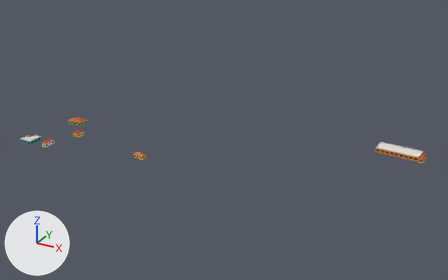
An edit to the glTF model game/models/hero/msb_noord_m13_m12.glb, drawn before and after from the same camera.
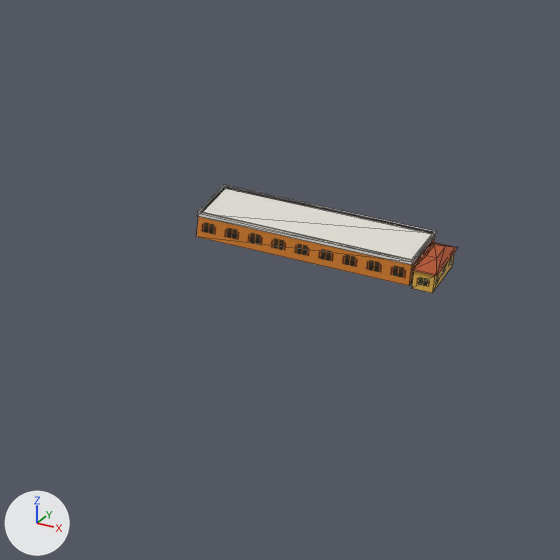
The first picture shows the older version from a camera (50 mm lens) standing at (297.0, -432.0, 233.0) and looking at (50.0, 18.0, 8.0). The close-ups show the older and then the newer version on the part from 75% to 100% of the width and 37% to 77% of the height of that picture. Only the edits that show in the close-ups are written down. The lights are fixed; the arrows at lower left show +X, +Y and +Z. The close-ups show mesh edges as thin lines. Objects named as collision shapes, trigger or cutter boxes, shadow casters or lower levels of detail are left out. Where no turn or scale is listed for an object, it has been applied to the vertices. Vertices at exactly the same position are counted once.

In view in the first close-up: 'msb_noord_m13_m12_lod0'.
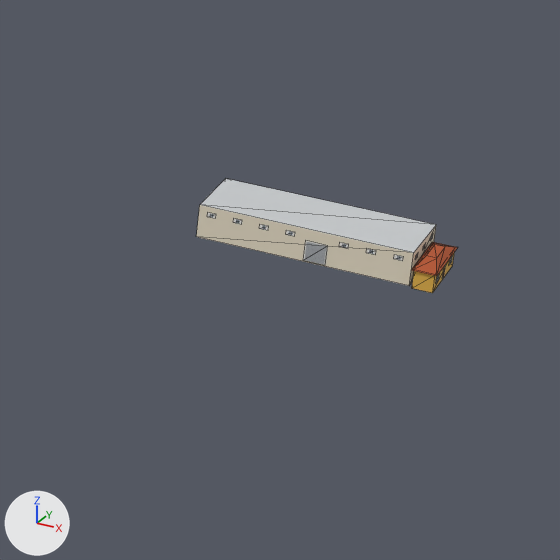
Location of each change, [x1, y1, x2, y2] in pixels of the close-ups (560 x 560 px):
'msb_noord_m13_m12_lod0', reshaped, moved
    before: [196, 185, 458, 293]
    after: [196, 179, 458, 293]
part 1 of me_msb_noord_m13_m12_lod0, built on
    before: [197, 185, 436, 265]
    after: [207, 213, 453, 283]
part 2 of me_msb_noord_m13_m12_lod0, recoloured (orange to pale yellow)
    before: [196, 188, 434, 286]
    after: [196, 179, 436, 286]
part 3 of me_msb_noord_m13_m12_lod0, recoloured (brown to grey)
    before: [196, 216, 454, 290]
    after: [196, 205, 454, 290]

The change, as a list of edits to the scene's bpy script:
```text
Add img_ground_dec:
    img_ground_dec = load_image('ground_dec', '_unpacked/ground_dec', 768, 256, 'sRGB')
Add mat_ground_dec:
    mat_ground_dec = bpy.data.materials.new('ground_dec')
    # uses the picture img_ground_dec
Change me_msb_noord_m13_m12_lod0:
    used by ob_msb_noord_m13_m12_lod0; location = (46.2, 13.4, 2.4)
    remove me_msb_noord_m13_m12_lod0.from_pydata(...)  # 140 vertices, 186 faces; spans x -169.0..169.0, y -79.0..79.0, z -7.0..7.0
    add me_msb_noord_m13_m12_lod0.from_pydata(...)  # 420 vertices, 310 faces; spans x -169.0..169.0, y -79.0..79.0, z -7.0..7.0
    me_msb_noord_m13_m12_lod0 part 1: 4 vertices moved from x 126.0..165.0, y 63.0..79.0, z 1.0 to x 126.0..165.0, y 63.0..79.0, z 3.0; 16 vertices removed from x 125.0..165.0, y 63.0..79.0, z 1.0; 112 vertices added at x 126.0..169.0, y 63.0..79.0, z -3.0..2.0
    me_msb_noord_m13_m12_lod0 part 2: 10 kept faces spanning x 126.0..165.0, y 63.0..79.0, z -3.0..3.0 get new vertex colours; the middle colour goes from orange #d9822a to pale yellow #e6dcc6
    me_msb_noord_m13_m12_lod0 part 3: 60 faces spanning x -169.0..169.0, y -79.0..79.0, z -7.0..5.0 switch from mat_ground to mat_trim
    other edits to the shape of me_msb_noord_m13_m12_lod0 do not show in these pictures
    add me_msb_noord_m13_m12_lod0.materials.append(mat_ground_dec)
Change ob_msb_noord_m13_m12_lod0:
    ob_msb_noord_m13_m12_lod0.location: (46.2, 13.4, 2.4) -> (46.2, 13.3, 2.4)
```
